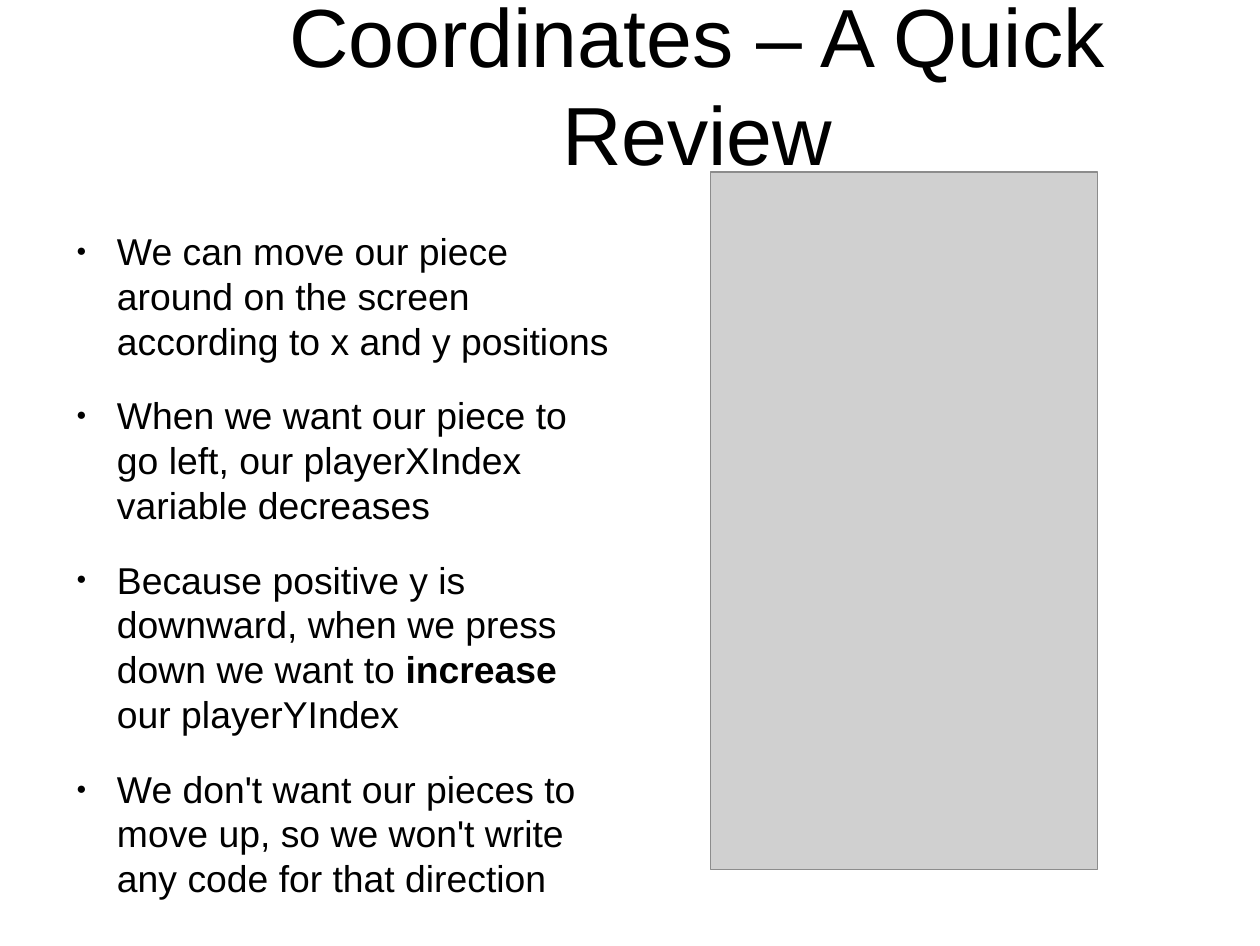
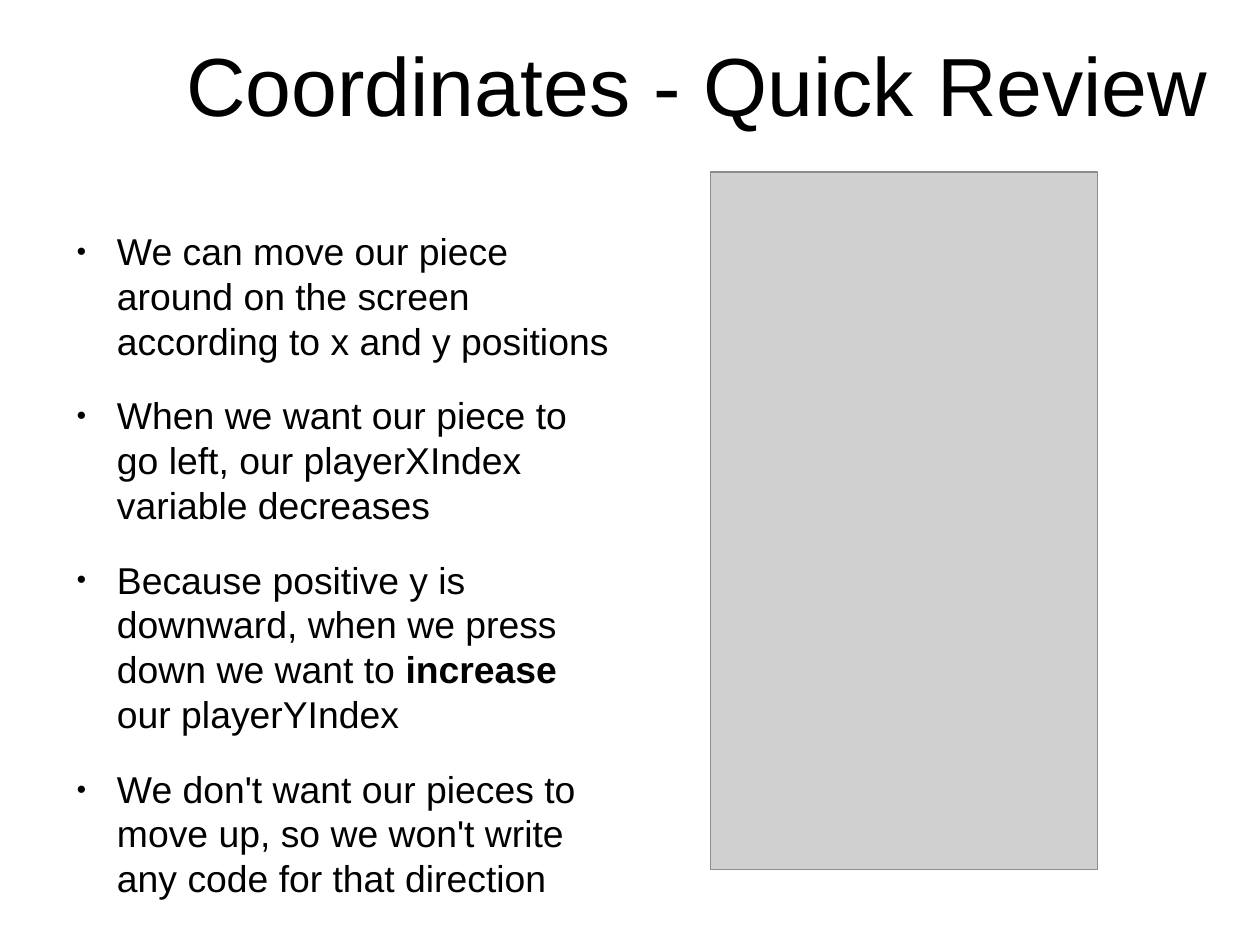
Before and after one commit to originalgrego/Webtris, a slide deck: slide 14 of Webtris - Explorathon 2016.odp. Drawn at 1260x946 pixels with LibreOffice and Linux fonts; fonts in the diff are those of the drawing; grey boxes stand for pictures; background and template pictures are left out. Boxes give left, top, right and bottom in pixels: in the first picture for what was removed or moved away, otherwise in the second. Text is boxed around its words. In the diff, an @@ line names an element or a change of style, - is before the commit and + after.

```diff
--- a/Webtris - Explorathon 2016.odp
+++ b/Webtris - Explorathon 2016.odp
@@ title at (x1=186, y1=56, x2=1207, y2=131): text changed @@
-Coordinates – A Quick Review
+Coordinates - Quick Review
```
Also in this commit, not shown: 2 other slides changed, 1 other file.
